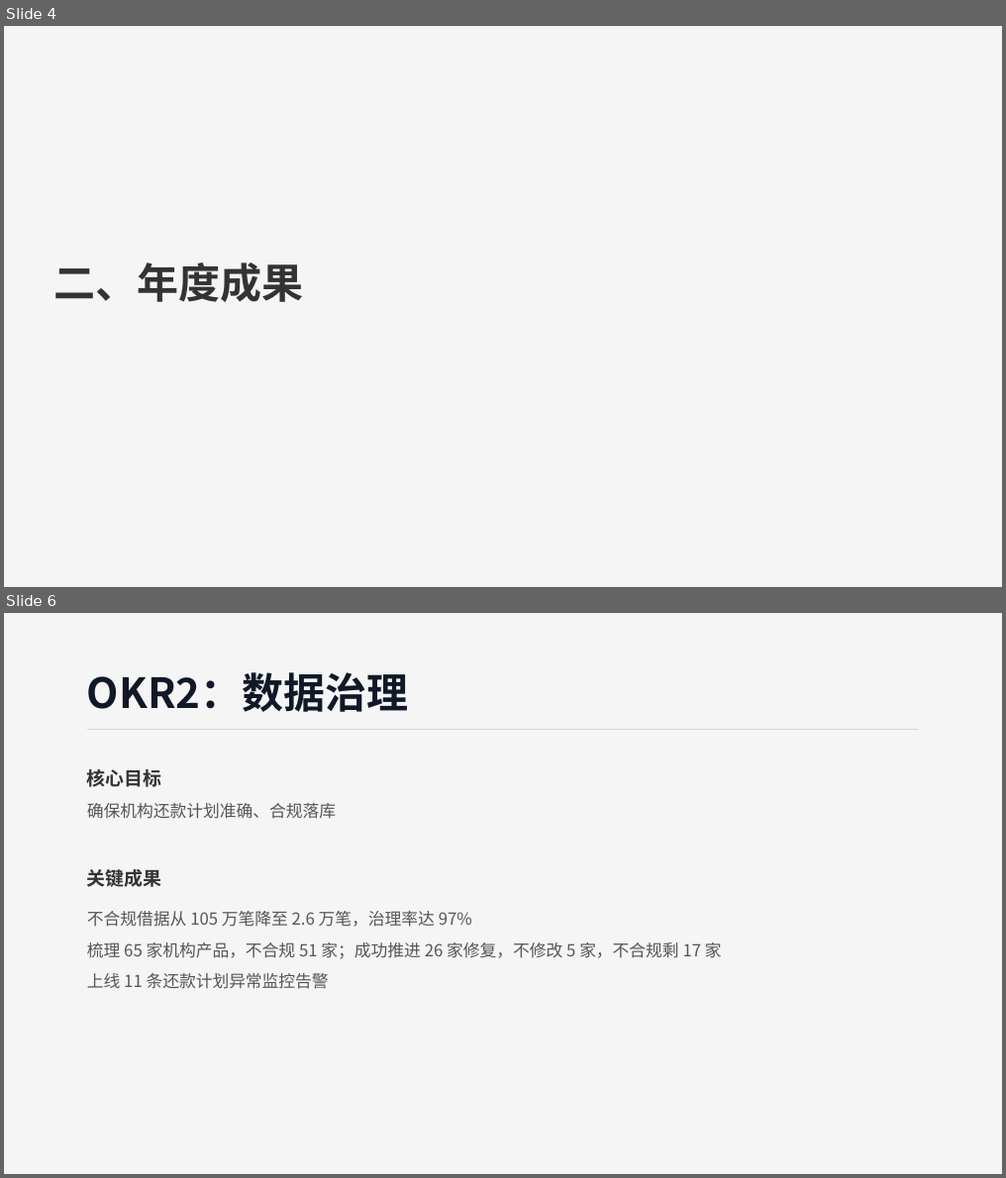
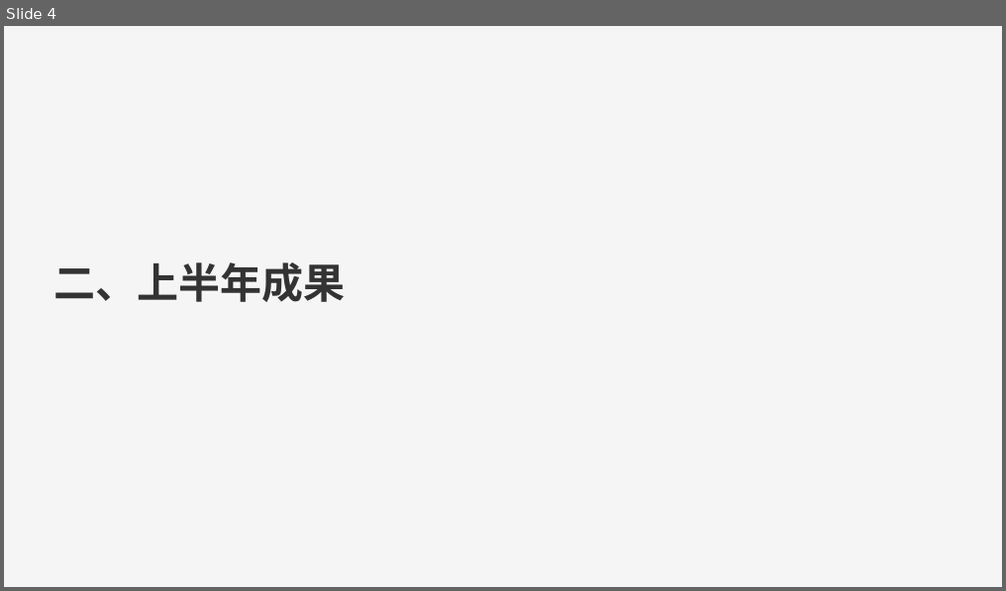
Before and after one commit to 543229143/ai_study, a slide deck: 26/2026年中汇报-研发部-账务组-赵鑫.pptx. Shown one above the other, each under a label of ours: slides 4 and 6 before the commit, slide 4 after it; the slides between them are not shown. The pictures are 1006x1178 and 1006x591 pixels, drawn with LibreOffice and Linux fonts; fonts in the diff are those of the drawing. Boxes give left, top, right and bottom in pixels: in the first picture for what was removed or moved away, otherwise in the second. Text is boxed around its words. In the diff, an @@ line names an element or a change of style, - is before the commit and + after.

```diff
--- a/26/2026年中汇报-研发部-账务组-赵鑫.pptx
+++ b/26/2026年中汇报-研发部-账务组-赵鑫.pptx
@@ slide 6 removed at bbox=[4, 613, 1002, 1174], background #F5F5F5 @@
@@ text removed at bbox=[87, 672, 408, 712] @@
-OKR2：数据治理
@@ line removed from (87, 730) to (919, 730) @@
@@ text removed at bbox=[87, 769, 162, 787] @@
-核心目标
@@ text removed at bbox=[87, 803, 336, 819] @@
-确保机构还款计划准确、合规落库
@@ text removed at bbox=[87, 869, 162, 887] @@
-关键成果
@@ text removed at bbox=[87, 911, 472, 927] @@
-不合规借据从 105 万笔降至 2.6 万笔，治理率达 97%
@@ text removed at bbox=[87, 943, 722, 959] @@
-梳理 65 家机构产品，不合规 51 家；成功推进 26 家修复，不修改 5 家，不合规剩 17 家
@@ text removed at bbox=[87, 973, 329, 989] @@
-上线 11 条还款计划异常监控告警
@@ slide 4 changed as well @@
@@ text at bbox=[54, 263, 345, 302]: text changed @@
-二、年度成果
+二、上半年成果
```
Also in this commit, not shown: 6 other slides changed, 13 slides added, 10 other slides removed, 5 other files.
